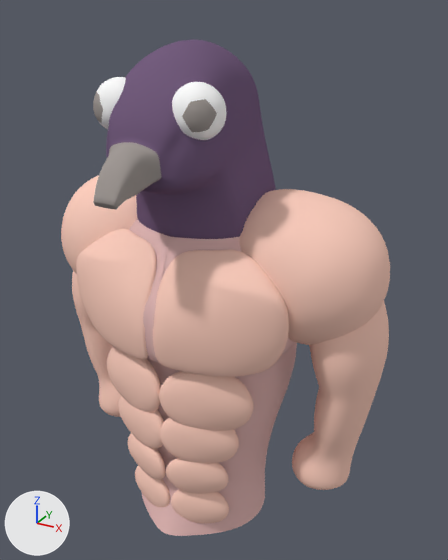
An edit to the Blender file Assets/SisGame/Background/Models/birdman.blend, drawn before and after from the same camera.
The view is the same before and after, from a 50 mm lens placed at (9.58, -15.82, 15.83), pointed at (0.47, 0.74, 7.55). Lighting does not change. The marker at lower left points along +X, +Y and +Z.
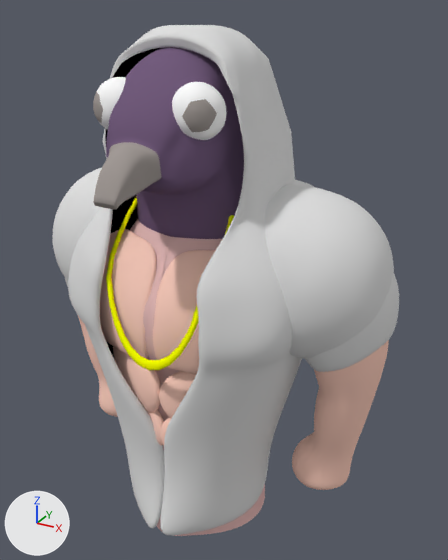
What differs and where, as boxes (x1, y1, x2, y2) in the pictures (448 x 560 px):
'Cylinder', reshaped
    before: (61, 39, 390, 536)
    after: (52, 25, 399, 536)
'Torus', added (yellow)
    after: (106, 197, 234, 370)
part 1 of me_cylinder, added
    after: (68, 25, 314, 536)
part 2 of me_cylinder, added
    after: (65, 273, 399, 372)
part 3 of me_cylinder, added
    after: (52, 167, 394, 359)
part 4 of me_cylinder, recoloured (beige)
    before: (117, 195, 260, 392)

The change, as a list of edits to the scene's bpy script:
```text
Add mat_dark_jacket:
    mat_dark_jacket = diffuse_material('Dark Jacket')
    mat_dark_jacket.base_color = (0.0, 0.0, 0.0)  # black #000000
Add mat_jacket:
    mat_jacket = diffuse_material('jacket')
    mat_jacket.base_color = (0.736, 0.736, 0.736)  # light grey #dfdfdf
Add mat_bling:
    mat_bling = diffuse_material('Bling')
    mat_bling.base_color = (0.957, 1.0, 0.0)  # yellow #faff00
Change me_cylinder:
    used by ob_cylinder; location = (0.0, 0.0, 0.0); scale = (1.03, 0.728, 0.885)
    remove me_cylinder.from_pydata(...)  # 680 vertices, 740 faces; spans x -0.2..5.8, y -6.2..6.5, z -1.1..17.3
    add me_cylinder.from_pydata(...)  # 1056 vertices, 1190 faces; spans x -0.2..6.0, y -6.2..7.4, z -1.1..17.4
    me_cylinder part 1: a new loose piece of 196 vertices spanning x -0.2..4.0, y -4.7..7.4, z -0.8..17.4
    me_cylinder part 2: a new loose piece of 96 vertices spanning x 2.3..6.0, y -1.6..4.1, z 5.9..10.4, in mat_jacket (light grey #dfdfdf)
    me_cylinder part 3: a new loose piece of 42 vertices spanning x 1.1..5.8, y -2.6..5.1, z 6.4..12.5
    me_cylinder part 4: 18 faces spanning x 0.8..2.7, y -2.4..3.9, z 5.9..12.2 switch from mat_humanskin (beige #ffd0bf) to mat_dark_jacket (black #000000)
    add me_cylinder.materials.append(mat_jacket)  # light grey #dfdfdf
Add me_torus:
    me_torus.from_pydata(...)  # 384 vertices, 384 faces; spans x -2.57..2.57, y -2.43..2.57, z -1.81..0.1
    me_torus.polygons.foreach_set('use_smooth', [True] * 384)
    me_torus.materials.append(mat_bling)  # yellow #faff00
Add ob_torus:
    ob_torus = bpy.data.objects.new('Torus', me_torus)
    ob_torus.location = (-0.02, -1.64, 9.62)
    ob_torus.rotation_euler = (0.75, -0.0668, 0.038)  # degrees (43, -3.8, 2.2)
    ob_torus.scale = (0.722, 1.47, 0.74)
```
